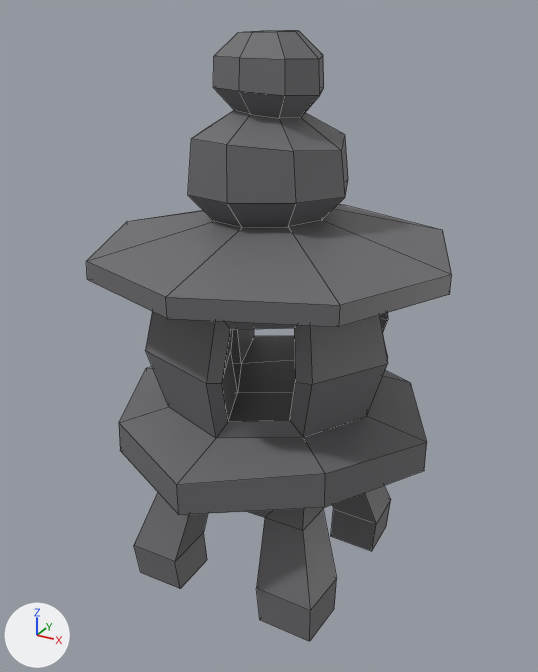
Two versions of the FBX model Assets/Assetpacks/PolygonSamurai/Models/SM_Prop_Zen_Lantern_01.fbx, one commit apart.
Both versions are drawn from a camera (50 mm lens) standing at (0.00613, -0.01124, 0.01048) and looking at (-0.00001, -0.0001, 0.0049). The axes (+X, +Y, +Z) are drawn at lower left. The lights are the same throughout. Mesh edges are drawn as thin lines. Where no turn or scale is listed for an object, it has been applied to the vertices.

The scene before the commit, as lines of its bpy script (objects in view):
```python
me_mesh = bpy.data.meshes.new('Mesh')
me_mesh.from_pydata(...)  # 210 vertices, 215 faces; spans x -0.00324..0.00325, y -0.00328..0.00327, z 0.0..0.01016
me_mesh.materials.append(mat_lambert358)  # picture img_polygonsamurai_tex_01_png
ob_sm_prop_zen_lantern_01 = bpy.data.objects.new('SM_Prop_Zen_Lantern_01', me_mesh)
ob_sm_prop_zen_lantern_01.location = (0.0, 0.0, 0.0)
```
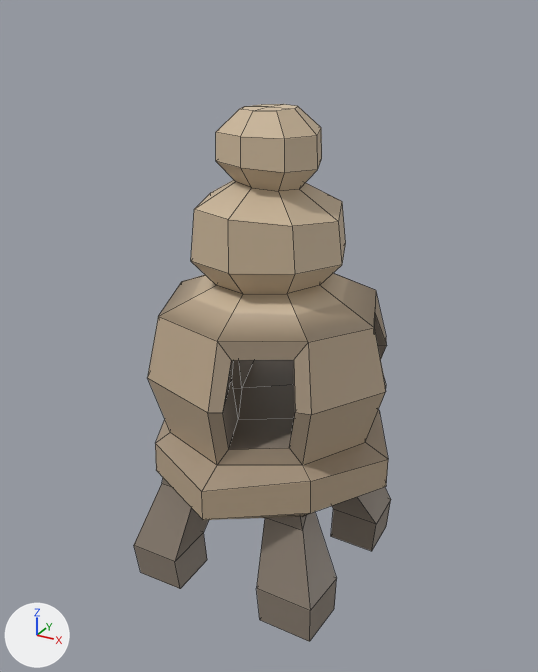
Boxes (x1, y1, x2, y2) around the edits, measured in the pictures (538 x 672 px; the box of a moved part takes in the faces that stretch with it):
```json
{"object": "SM_Prop_Zen_Lantern_01", "change": "reshaped", "before": [86, 30, 452, 642], "after": [134, 104, 391, 642], "on screen": "30% narrower, 12% shorter"}
{"part": 1, "of": "me_mesh", "change": "rebuilt", "before": [86, 30, 452, 515], "after": [148, 104, 388, 520], "on screen": "34% narrower, 14% shorter"}
{"part": 2, "of": "me_mesh", "change": "moved or reshaped", "before": [175, 486, 391, 611], "after": [162, 478, 391, 611]}
{"part": 3, "of": "me_mesh", "change": "recoloured", "before": [134, 493, 391, 642], "after": [134, 493, 391, 642], "on screen": "grey to brown"}
```

Edits to the scene script, one JSON object a line:
```json
{"op": "add", "block": "img_polygonfarm_texture_01_a_png", "code": ["img_polygonfarm_texture_01_a_png = load_image('PolygonFarm_Texture_01_A.png', '_unpacked/PolygonFarm_Texture_01_A.png', 2048, 2048, 'sRGB')"]}
{"op": "add", "block": "mat_lambert1", "code": ["mat_lambert1 = principled_material('lambert1')", "mat_lambert1.texture = img_polygonfarm_texture_01_a_png"]}
{"block": "me_mesh", "where": "# used by ob_sm_prop_zen_lantern_01; location = (0.0, 0.0, 0.0)"}
{"op": "remove", "block": "me_mesh", "code": "me_mesh.from_pydata(...)  # 210 vertices, 215 faces; spans x -0.00324..0.00325, y -0.00328..0.00327, z 0.0..0.01016"}
{"op": "add", "block": "me_mesh", "code": "me_mesh.from_pydata(...)  # 194 vertices, 199 faces; spans x -0.00237..0.00244, y -0.0025..0.00231, z 0.0..0.009"}
{"block": "me_mesh", "change": "me_mesh part 1: the loose piece of 158 vertices spanning x -0.00324..0.00325, y -0.00328..0.00327, z 0.0027..0.01016 is rebuilt with 142 vertices and now spans x -0.00237..0.00244, y -0.0025..0.00231, z 0.00215..0.009, in mat_lambert1 (picture img_polygonfarm_texture_01_a_png)"}
{"block": "me_mesh", "change": "me_mesh part 2"}
{"block": "me_mesh", "change": "10 vertices are removed from x -0.00149..0.00156, y -0.00162..0.00143, z 0.00201..0.00308"}
{"block": "me_mesh", "change": "27 faces are deleted"}
{"block": "me_mesh", "change": "10 vertices are added at x -0.00149..0.00122, y -0.00162..0.00143, z 0.00201..0.00253"}
{"block": "me_mesh", "change": "27 new faces join them"}
{"block": "me_mesh", "change": "me_mesh part 3: 26 faces spanning x -0.00199..0.002, y -0.00208..0.00188, z 0.0..0.00204 switch from mat_lambert358 (picture img_polygonsamurai_tex_01_png) to mat_lambert1 (picture img_polygonfarm_texture_01_a_png)"}
```
